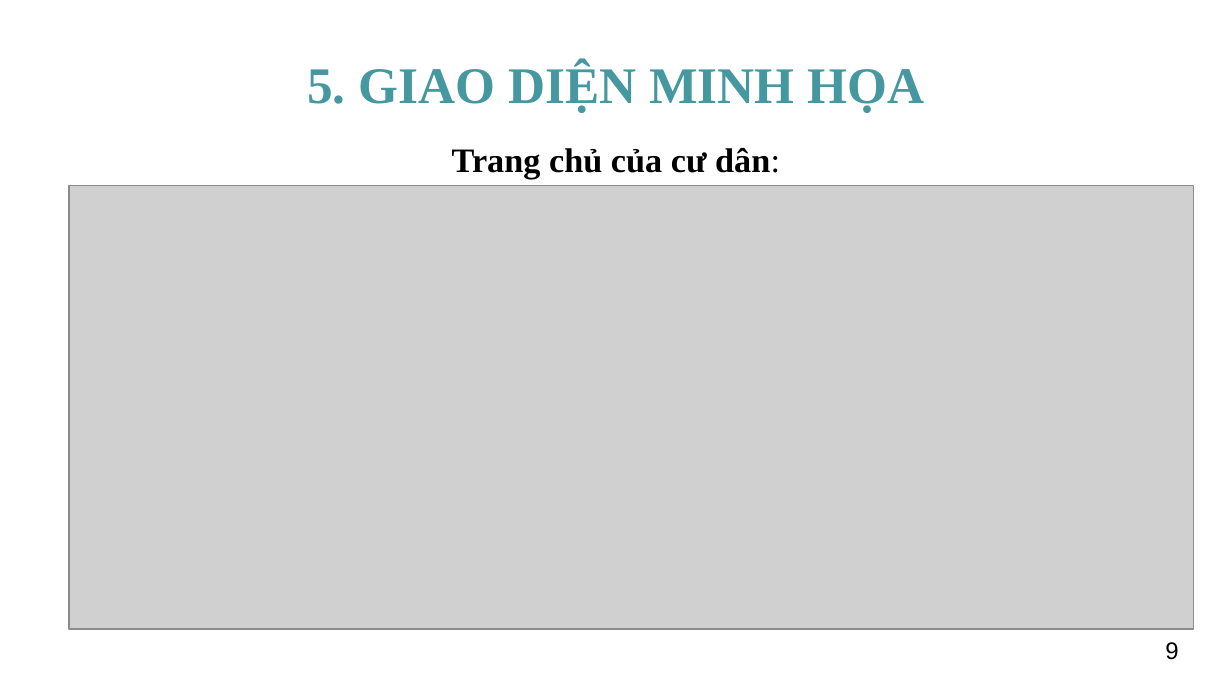
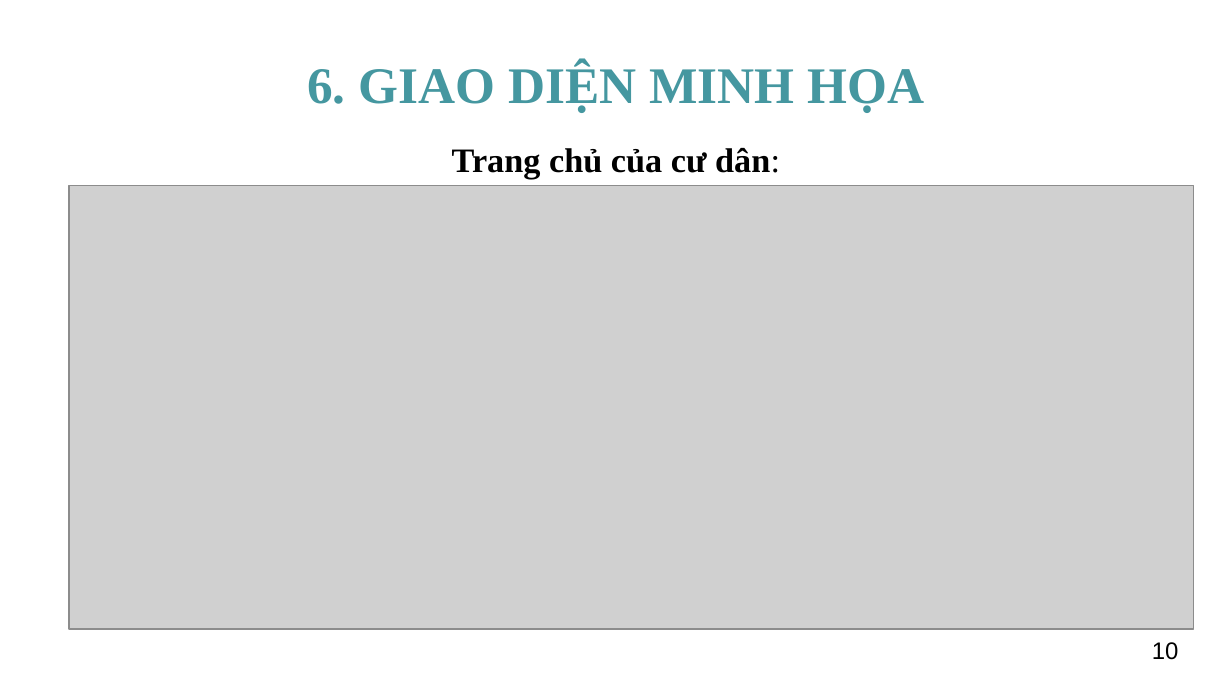
Before and after one commit to NguyenChienThangB1910143/QL_ChungCy, a slide deck: slide 10 of LCTN/B1910143_NguyenChienThang.pptx (slide 9 before the commit). Drawn at 1232x693 pixels with LibreOffice and Linux fonts; fonts in the diff are those of the drawing; grey boxes stand for pictures; background and template pictures are left out. Boxes give left, top, right and bottom in pixels: in the first picture for what was removed or moved away, otherwise in the second. Text is boxed around its words. In the diff, an @@ line names an element or a change of style, - is before the commit and + after.

```diff
--- a/LCTN/B1910143_NguyenChienThang.pptx
+++ b/LCTN/B1910143_NguyenChienThang.pptx
@@ text at [307,63,924,113]: text changed @@
-5. GIAO DIỆN MINH HỌA
+6. GIAO DIỆN MINH HỌA
@@ page number at [1152,642,1179,660]: text changed @@
-9
+10
```
Also in this commit, not shown: 9 other slides changed, 1 slide added, 14 other files.
